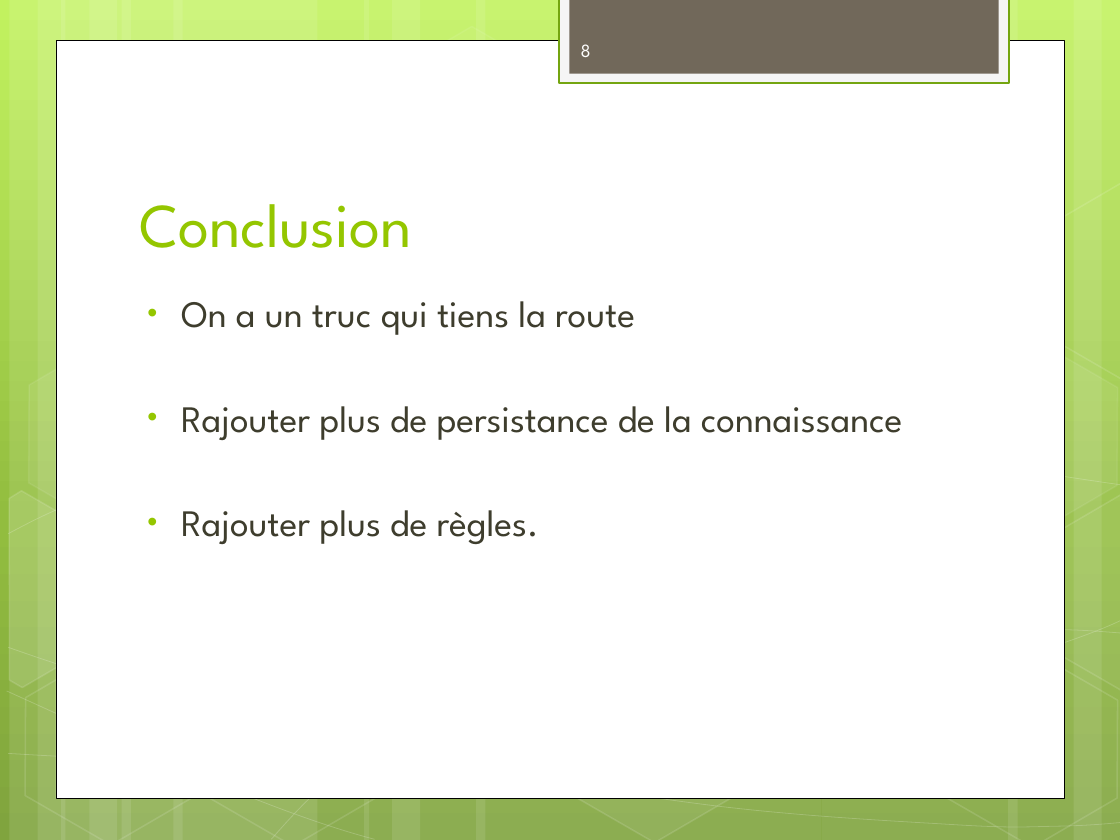
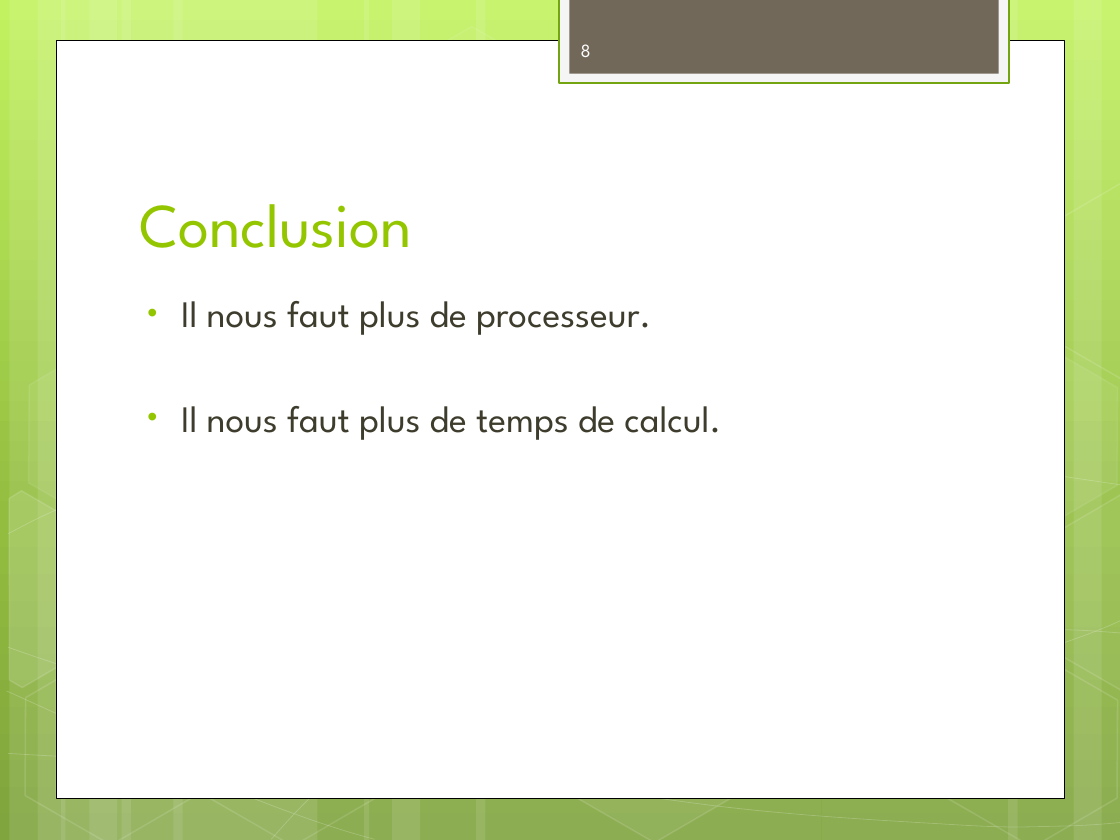
Before and after one commit to Surogate/ai-playground, a slide deck: slide 8 of Pattern Matcher.pptx. Drawn at 1120x840 pixels with LibreOffice and Linux fonts; fonts in the diff are those of the drawing. Boxes give left, top, right and bottom in pixels: in the first picture for what was removed or moved away, otherwise in the second. Text is boxed around its words. In the diff, an @@ line names an element or a change of style, - is before the commit and + after.

Commit message:
Maj du ppt Correction des poid pour le loup Rajout de virtual pour les entity

```diff
--- a/Pattern Matcher.pptx
+++ b/Pattern Matcher.pptx
@@ text at <box>181,301,721,440</box>: text changed @@
-• On a un truc qui tiens la route
-• Rajouter plus de persistance de la connaissance
-• Rajouter plus de règles.
+• Il nous faut plus de processeur.
+• Il nous faut plus de temps de calcul.
```
Also in this commit, not shown: 4 other slides changed, 1 slide added, 3 other files.
